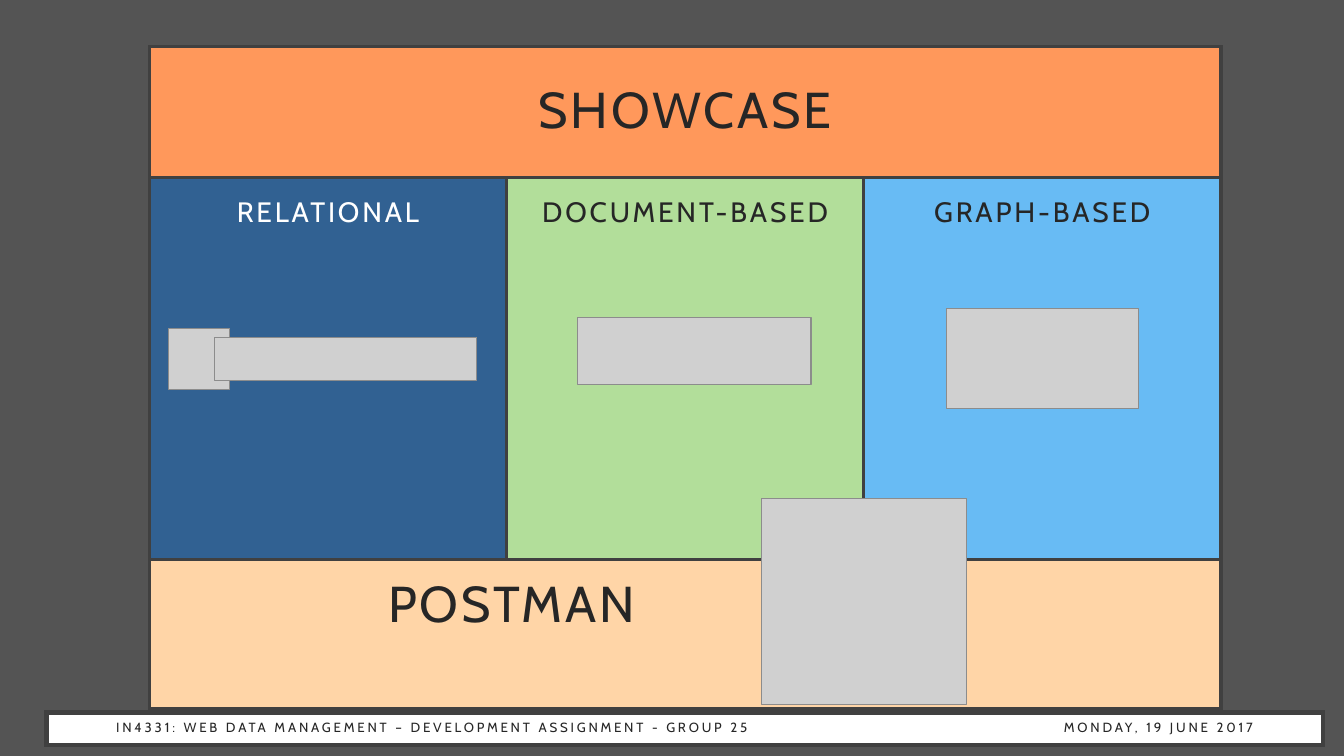
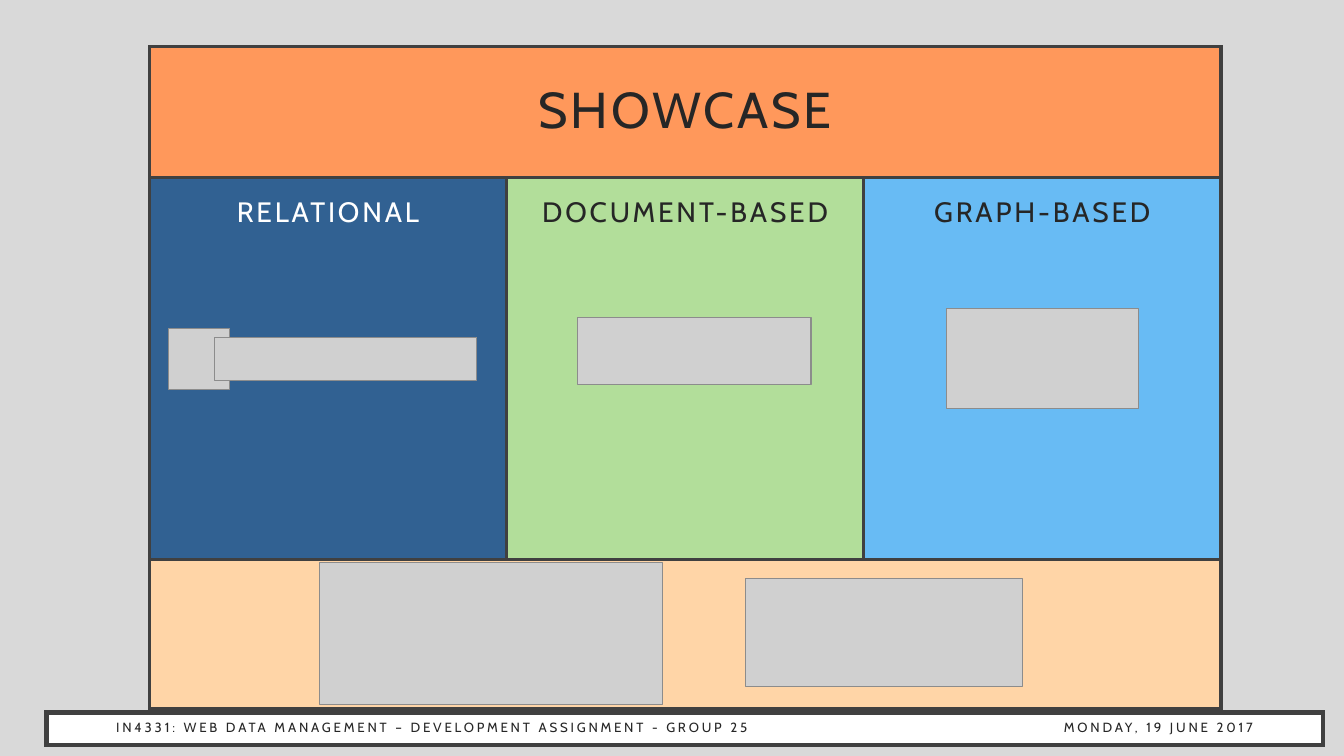
Before and after one commit to gatou92/WebDataManagement, a slide deck: slide 4 of presentation/presentation.pptx. Drawn at 1344x756 pixels with LibreOffice and Linux fonts; fonts in the diff are those of the drawing; grey boxes stand for pictures. Boxes give left, top, right and bottom in pixels: in the first picture for what was removed or moved away, otherwise in the second. Text is boxed around its words. In the diff, an @@ line names an element or a change of style, - is before the commit and + after.

```diff
--- a/presentation/presentation.pptx
+++ b/presentation/presentation.pptx
@@ background #545454 to #D9D9D9 @@
@@ picture removed at <box>761,499,967,705</box> @@
@@ picture added at <box>320,564,662,705</box> @@
@@ text in rectangle at <box>388,586,635,623</box>: text removed @@
-POSTMAN
@@ picture added at <box>746,579,1022,687</box> @@
```
Also in this commit, not shown: 8 other slides changed, 1 slide added.
